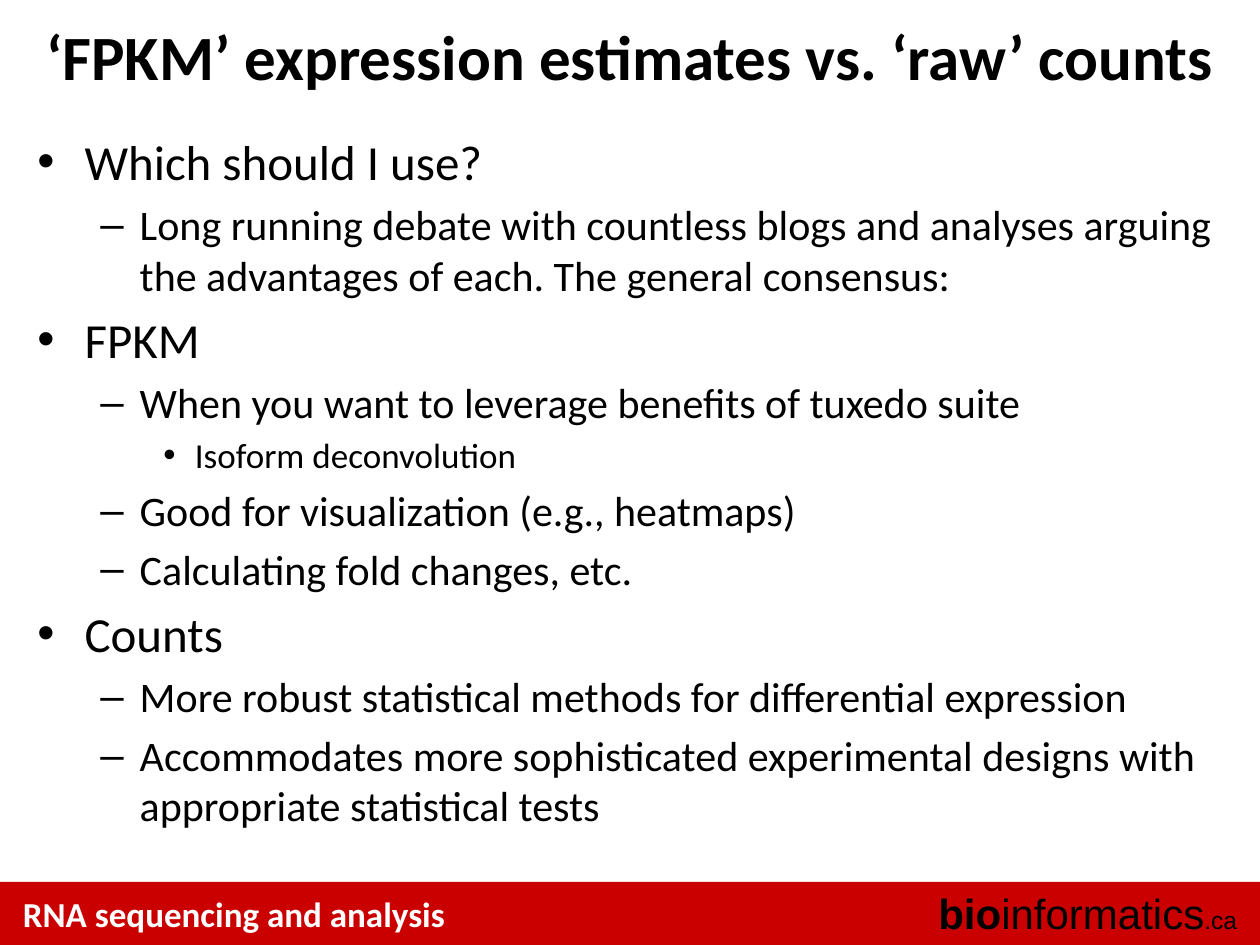
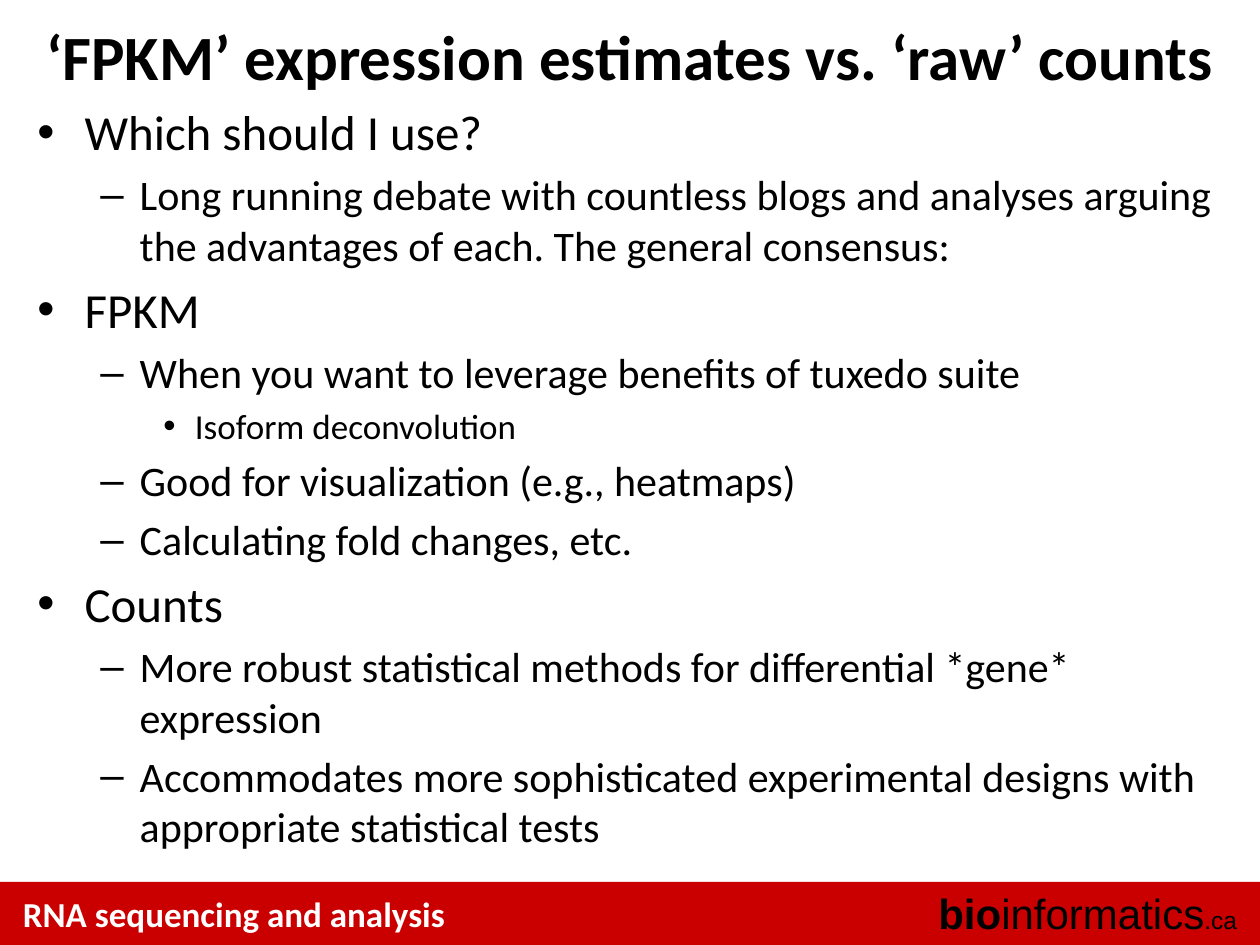
Before and after one commit to griffithlab/rnaseq_tutorial_wiki, a slide deck: slide 19 of LectureFiles/cbw/2018/RNASeq_Module3_Lecture.pptx. Drawn at 1260x945 pixels with LibreOffice and Linux fonts; fonts in the diff are those of the drawing. Boxes give left, top, right and bottom in pixels: in the first picture for what was removed or moved away, otherwise in the second. Text is boxed around its words. In the diff, an @@ line names an element or a change of style, - is before the commit and + after.

```diff
--- a/LectureFiles/cbw/2018/RNASeq_Module3_Lecture.pptx
+++ b/LectureFiles/cbw/2018/RNASeq_Module3_Lecture.pptx
@@ text "Which should I use?": place and size @@
-text "Which should I use?" at [85,146,1211,828]
+text "Which should I use?" at [85,116,1211,849]
@@ text at [140,652,1070,740]: text changed @@
-  – More robust statistical methods for differential expression
+  – More robust statistical methods for differential *gene* expression
```
Also in this commit, not shown: 1 other slide changed, 3 other files.
